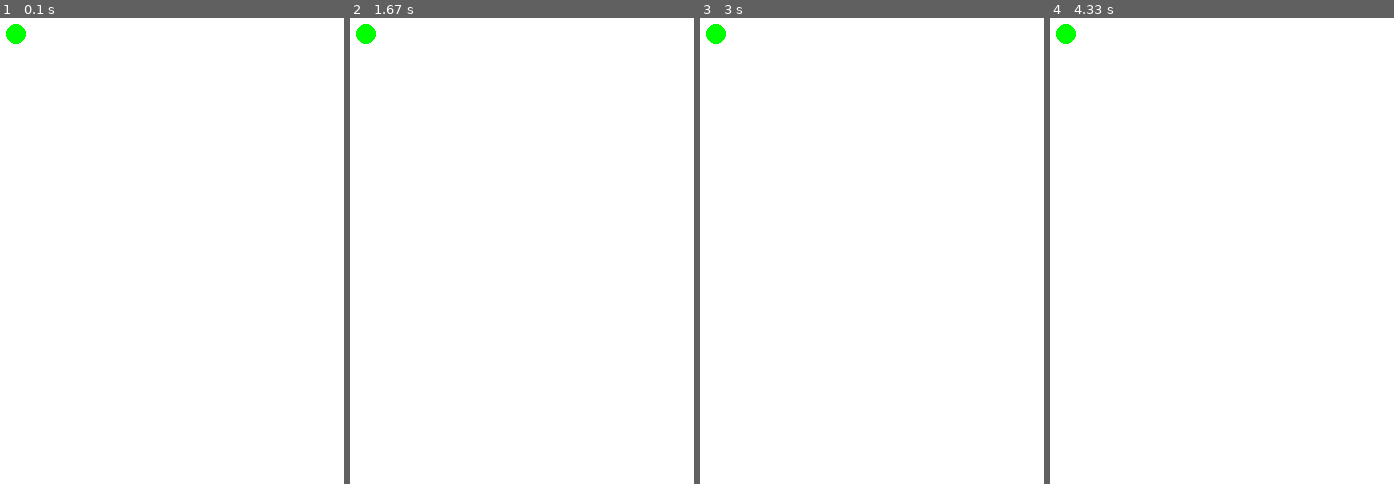
Above: before the commit, frames 1-4 (left to right).
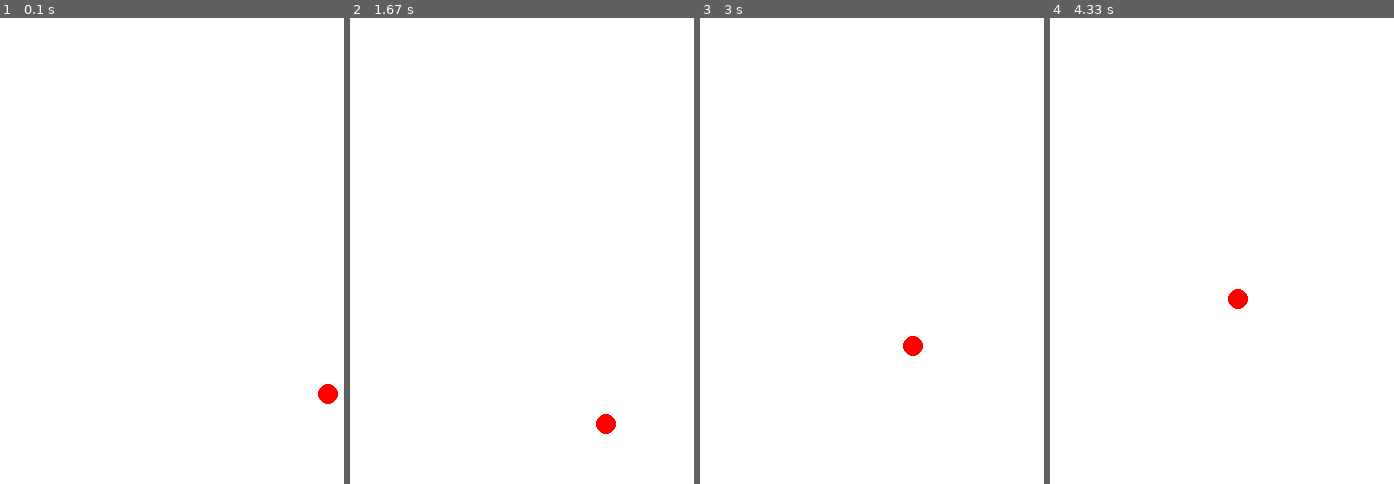
Above: after the commit, the same moments.

Repository: sillyemperor/pygame-study
Game: pygame game, started from rebound-ball-walls.py
Same seed, same stepped clock (60 frames per second), same inputs: the game is played once before the commit and once after it.
Inputs:
- Up to frame 1 (0.1 s): no input
- Up to frame 2 (1.67 s): no input
- Up to frame 3 (3 s): no input
- Up to frame 4 (4.33 s): no input

The runs differ from the first frame. In frame 1, 0.4% of the frame differs, in the area x 1-99%, y 1-83%; in frame 2, 0.4%; in frame 3, 0.4%; in frame 4, 0.4%.

Commit message:
完成碰撞球

Diff:
--- a/rebound-ball-walls.py
+++ b/rebound-ball-walls.py
@@ -4,6 +4,24 @@
 """
 import sys, pygame
 import os.path
+import random
+import time
+import math
+#pygame.font.init()
+#myfont = pygame.font.SysFont('Comic Sans MS', 30)
+
+def hit_A(x, y):
+    return y <= 10
+
+def hit_B(x, y):
+    return x >= 590
+
+def hit_C(x, y):
+    return y >= 470
+
+def hit_D(x, y):
+    return x <= 10
+
 
 BASE_DIR = os.path.dirname(os.path.abspath(__file__))
 
@@ -13,14 +31,41 @@
 
 screen = pygame.display.set_mode((600, 480))
 
-ball_center = (30, 30)
-ball_color = [0, 255, 0]
 
+ball_color = [255, 0, 0]
+
+x, y = random.randint(10, 590), random.randint(10, 390)
+speed = random.randint(100, 300)
+u = random.random()*math.pi
+f = 20
+t = time.time()
 while 1:
     for event in pygame.event.get():
         if event.type == pygame.QUIT:
             sys.exit()
     screen.fill((255, 255, 255))
+    t1 = time.time()
+    dt = t1-t
+    d = speed*dt
+    dx, dy = d*math.cos(u), d*math.sin(u)
+    x += dx
+    y += dy
+    if hit_B(x, y):
+        u = math.pi - u
+    elif hit_C(x,y):
+        u = 2*math.pi - u
+    elif hit_D(x,y):
+        u = 3*math.pi - u
+    elif hit_A(x, y):
+        u = 2*math.pi - u
+    speed -= f*dt
+    if speed < 0:
+        speed = 0
     # 在前进方向上移动一步
-    pygame.draw.circle(screen, ball_color, ball_center, 10)
+    pygame.draw.circle(screen, ball_color, (int(x), int(y)), 10)
+
+    #textsurface = myfont.render(f'{dx} {dy}', False, (0, 0, 0))
+    #screen.blit(textsurface,(x,y))
+
     pygame.display.flip()
+    t = t1
